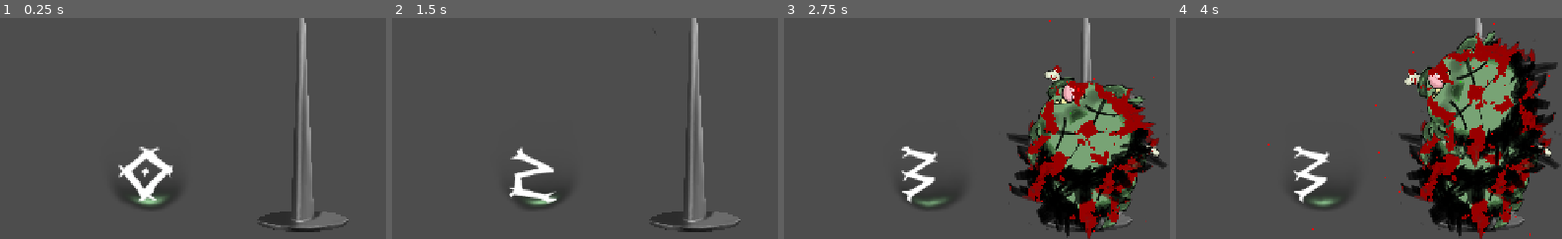
Above: before the commit, frames 1-4 (left to right).
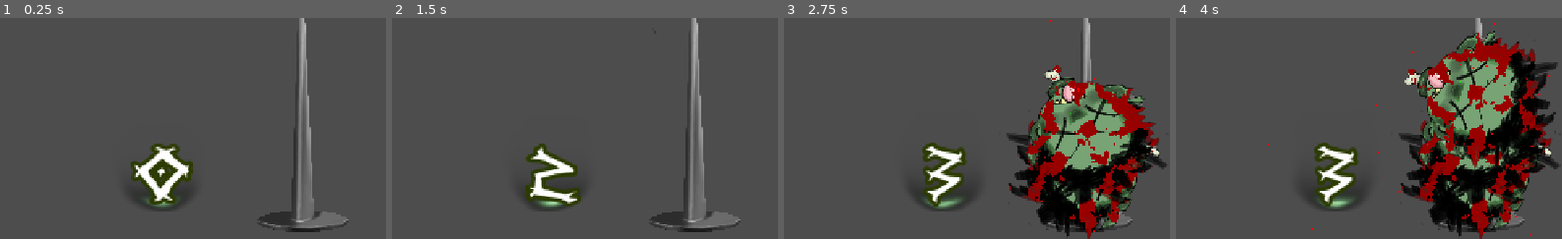
Above: after the commit, the same moments.

Repository: ACristoff/latechjam9
Game: Godot game, scene res://Game/UI/score_tracker.tscn
Two runs of this game, one before a commit and one after it. Both use one fixed random seed, a clock stepped at 60 frames per second and the inputs below. This scene is started directly instead of the project's main scene. Sound files missing from this copy of the repository are replaced by a short silence.
Inputs (mouse positions are % of the whole screen's width and height, from its top left):
- Up to frame 1 (0.25 s): no input
- Up to frame 2 (1.5 s): click "SCORE +1" at 0.5 s; click "SCORE +1" at 1.25 s
- Up to frame 3 (2.75 s): click "SCORE +1" at 2 s
- Up to frame 4 (4 s): move the mouse to (71, 45) at 2.77 s; move the mouse to (29, 55) at 3.52 s
The pictures show only the part of the screen within x 50-100%, y 50-100%; the shares and areas given below are measured in that part.

The runs differ from the first frame. In frame 1, 3.5% of the frame differs, in the area x 30-50%, y 56-87%; in frame 2, 3.1%; in frame 3, 3.2%; in frame 4, 3.2%.

Commit message:
fire combo

Diff:
--- a/Game/UI/score_tracker.gd
+++ b/Game/UI/score_tracker.gd
@@ -8,14 +8,14 @@
 @onready var sound_time: Timer = $SoundTime
 @onready var audio_stream_player_2d: AudioStreamPlayer2D = $SoundTime/AudioStreamPlayer2D
 @onready var pike: Sprite2D = $Pike
-
+@onready var fire: ColorRect = $Fire
 
 var blood_material: ShaderMaterial
 var blood_material2: ShaderMaterial
 var threshold
 var threshold2
-var firecombo: ShaderMaterial
-var firepower
+var fire_material: ShaderMaterial
+var firepowerthreshold
 
 var ticker = true
 var score = 0
@@ -24,15 +24,15 @@
 func _ready() -> void:
 	blood_material = pike.material as ShaderMaterial
 	threshold = blood_material.get_shader_parameter("splatter_threshold")
-	blood_material2 = label.material as ShaderMaterial
-	threshold2 = blood_material.get_shader_parameter("splatter_threshold")
+	fire_material = fire.material as ShaderMaterial
+	firepowerthreshold = fire_material.get_shader_parameter("fire_power_factor")
 
 
 func add_score():
 	score_true += 1
 	label.text = str(score_true)
-	threshold2 += .05
-	blood_material2.set_shader_parameter("splatter_threshold", threshold2)
+	firepowerthreshold -= 1
+	fire_material.set_shader_parameter("fire_power_factor", firepowerthreshold)
 	if score == 5:
 		static_body_2d.set_collision_layer_value(1, false)
 		for i in range(10):
--- a/Game/UI/score_tracker.tscn
+++ b/Game/UI/score_tracker.tscn
@@ -22,26 +22,14 @@
 [sub_resource type="ShaderMaterial" id="ShaderMaterial_mgk4g"]
 shader = ExtResource("4_uvv4f")
 shader_parameter/fire_color = Color(0.270634, 0.586866, 0.288545, 1)
-shader_parameter/fire_power_factor = 19.68
-shader_parameter/fire_intensity = 3.03
-shader_parameter/fire_start = 0.99
-shader_parameter/ball_size = 0.965
-shader_parameter/roughness = 0.465
+shader_parameter/fire_power_factor = 20.0
+shader_parameter/fire_intensity = 2.785
+shader_parameter/fire_start = 0.955
+shader_parameter/ball_size = 1.005
+shader_parameter/roughness = 0.355
 shader_parameter/detail = 6
 shader_parameter/scale = 4.0
 shader_parameter/lacunarity = 2.0
-
-[sub_resource type="FastNoiseLite" id="FastNoiseLite_uvv4f"]
-
-[sub_resource type="NoiseTexture2D" id="NoiseTexture2D_mgk4g"]
-noise = SubResource("FastNoiseLite_uvv4f")
-
-[sub_resource type="ShaderMaterial" id="ShaderMaterial_lu61s"]
-shader = ExtResource("2_x5ugd")
-shader_parameter/noise_texture = SubResource("NoiseTexture2D_mgk4g")
-shader_parameter/splatter_threshold = 0.0
-shader_parameter/blood_color = Color(0.6, 0, 0, 1)
-shader_parameter/blend_strength = 1.0
 
 [node name="ScoreTracker" type="Node2D"]
 script = ExtResource("1_4bvl0")
@@ -69,24 +57,27 @@
 [node name="HeadSpawn" type="Marker2D" parent="."]
 position = Vector2(1145, -157)
 
-[node name="ColorRect" type="ColorRect" parent="."]
+[node name="Fire" type="ColorRect" parent="."]
 material = SubResource("ShaderMaterial_mgk4g")
-offset_left = 1176.0
+offset_left = 1196.0
 offset_top = 178.0
-offset_right = 1673.0
+offset_right = 1693.0
 offset_bottom = 748.0
 rotation = 1.5708
 
 [node name="Label" type="Label" parent="."]
-material = SubResource("ShaderMaterial_lu61s")
 offset_left = 841.0
 offset_top = 512.0
 offset_right = 991.0
 offset_bottom = 679.0
-theme_override_colors/font_outline_color = Color(0.591798, 0, 0.273408, 1)
+theme_override_colors/font_color = Color(1, 1, 1, 1)
+theme_override_colors/font_outline_color = Color(0.1725, 0.23, 0, 1)
+theme_override_constants/outline_size = 25
 theme_override_fonts/font = ExtResource("3_5gfgq")
 theme_override_font_sizes/font_size = 121
 text = "0"
+horizontal_alignment = 1
+vertical_alignment = 1
 
 [node name="Timer" type="Timer" parent="."]
 one_shot = true
Not shown: 1 places in Game/UI/score_tracker.tscn that only renumber resources
